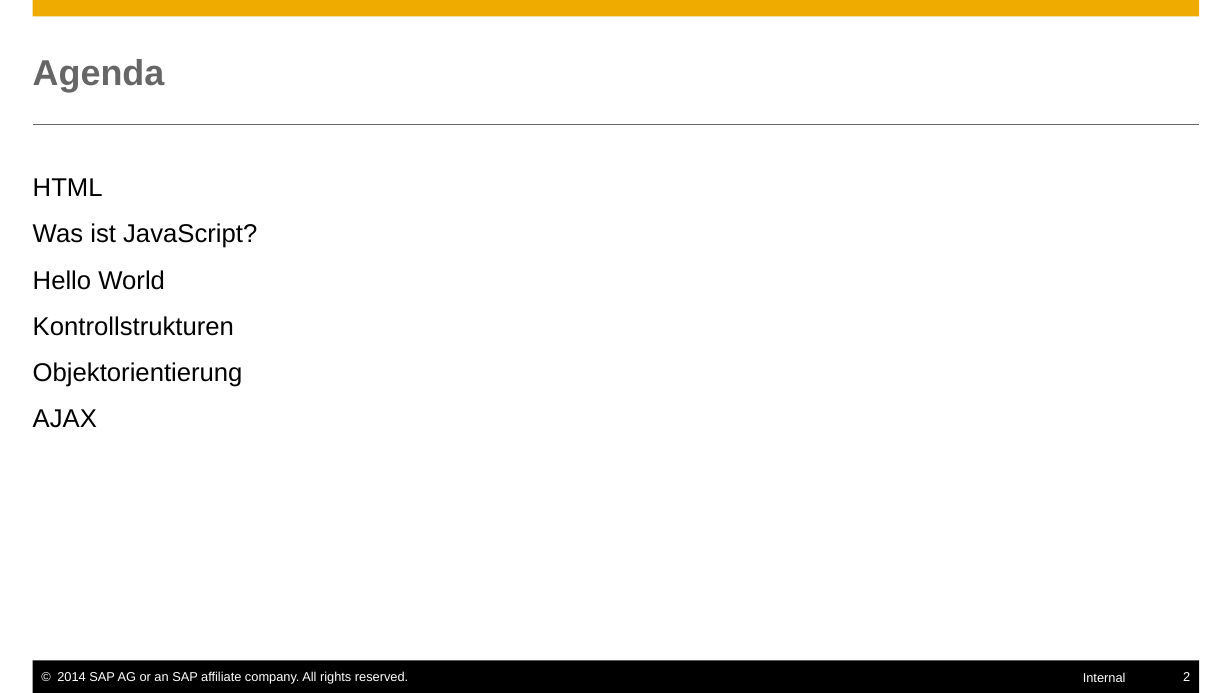
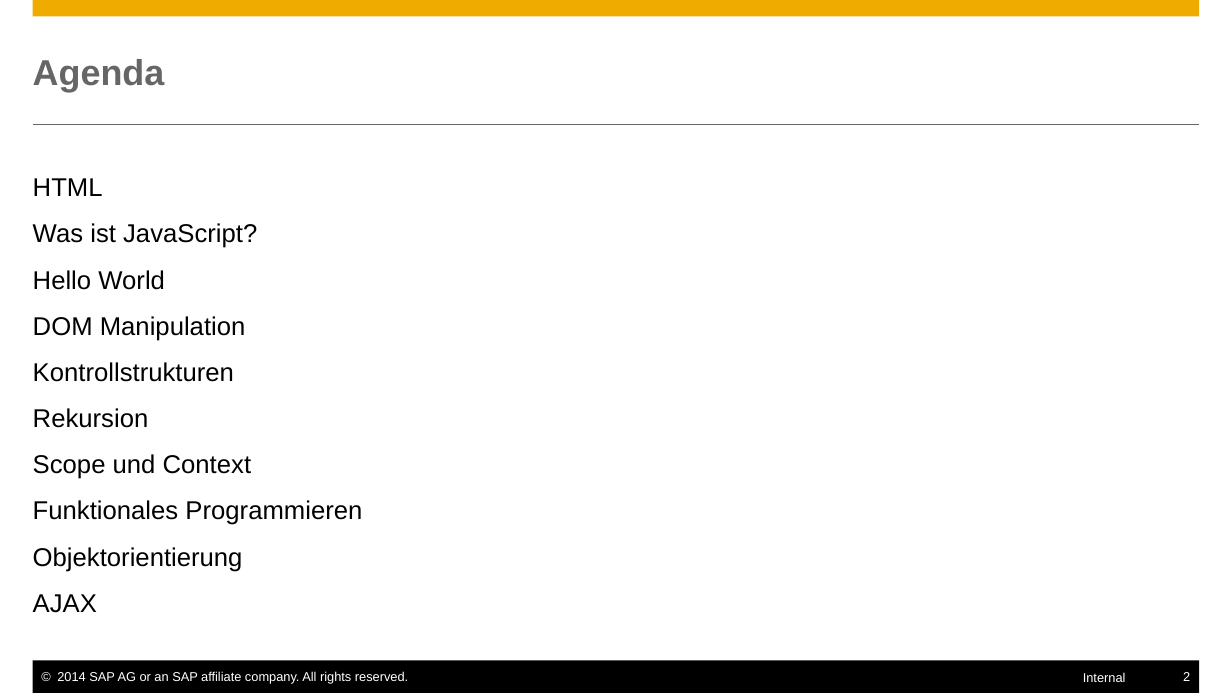
Before and after one commit to ofrendo/JSCrossCourse, a slide deck: slide 2 of JSCrosscourse.pptx. Drawn at 1232x693 pixels with LibreOffice and Linux fonts; fonts in the diff are those of the drawing. Boxes give left, top, right and bottom in pixels: in the first picture for what was removed or moved away, otherwise in the second. Text is boxed around its words. In the diff, an @@ line names an element or a change of style, - is before the commit and + after.

```diff
--- a/JSCrosscourse.pptx
+++ b/JSCrosscourse.pptx
@@ text at (33,316,246,341): paragraph added @@
+DOM Manipulation
@@ text at (33,408,362,525): paragraphs added @@
+Rekursion
+Scope und Context
+Funktionales Programmieren
```
Also in this commit, not shown: 24 slides added, 1 other file.
